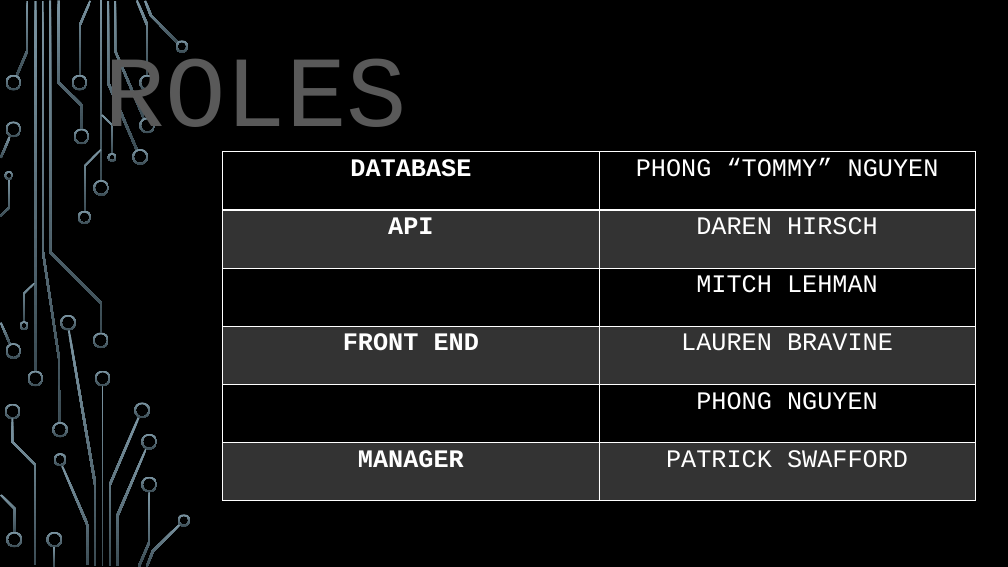
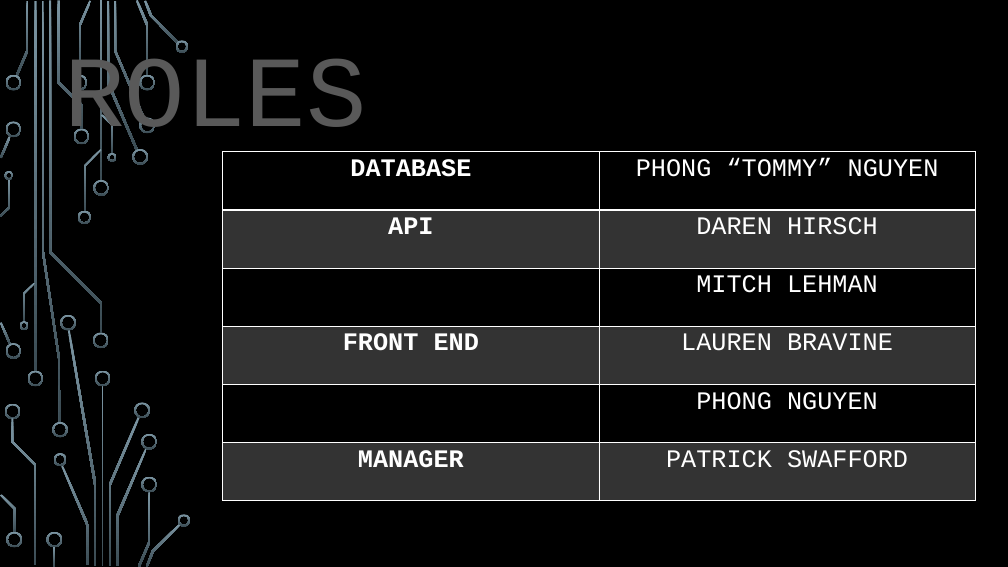
Before and after one commit to dugoatboy/COP4331-Group17-SmallProject, a slide deck: slide 2 of CONNECT.pptm. Drawn at 1008x567 pixels with LibreOffice and Linux fonts; fonts in the diff are those of the drawing; background and template pictures are left out. Boxes give left, top, right and bottom in pixels: in the first picture for what was removed or moved away, otherwise in the second. Text is boxed around its words. In the diff, an @@ line names an element or a change of style, - is before the commit and + after.

```diff
--- a/CONNECT.pptm
+++ b/CONNECT.pptm
@@ text "ROLES": place and size @@
-text "ROLES" at <box>105,54,407,154</box>
+text "ROLES" at <box>64,54,366,154</box>
```
Also in this commit, not shown: 5 other slides changed, 6 slides added, 4 slides removed.
